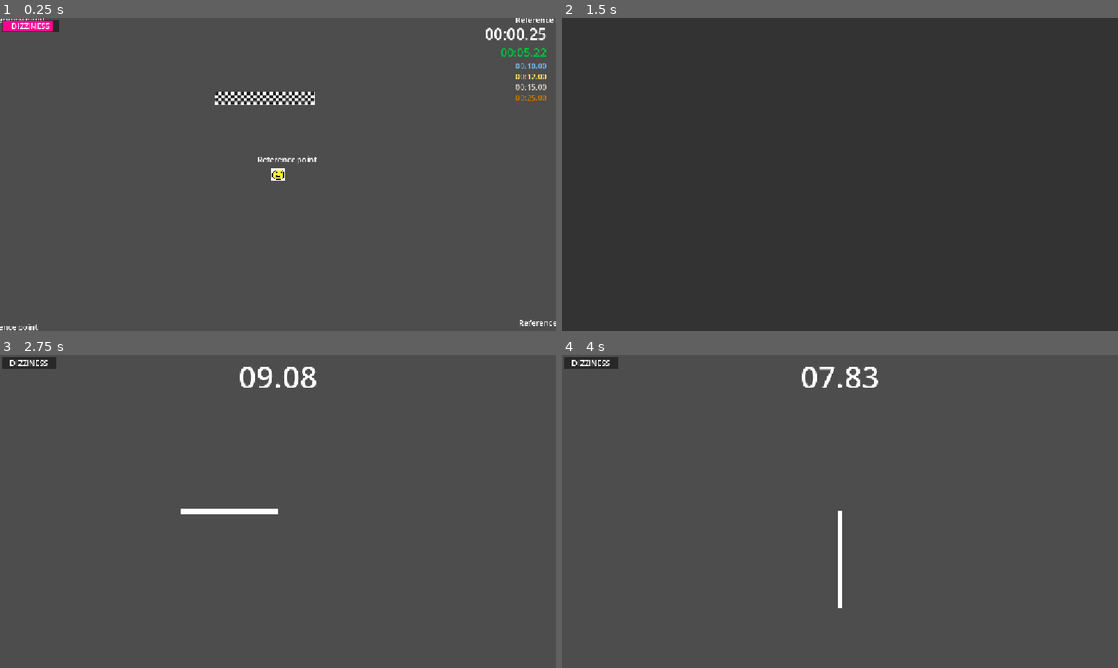
Above: before the commit, frames 1-4 (two rows, left to right).
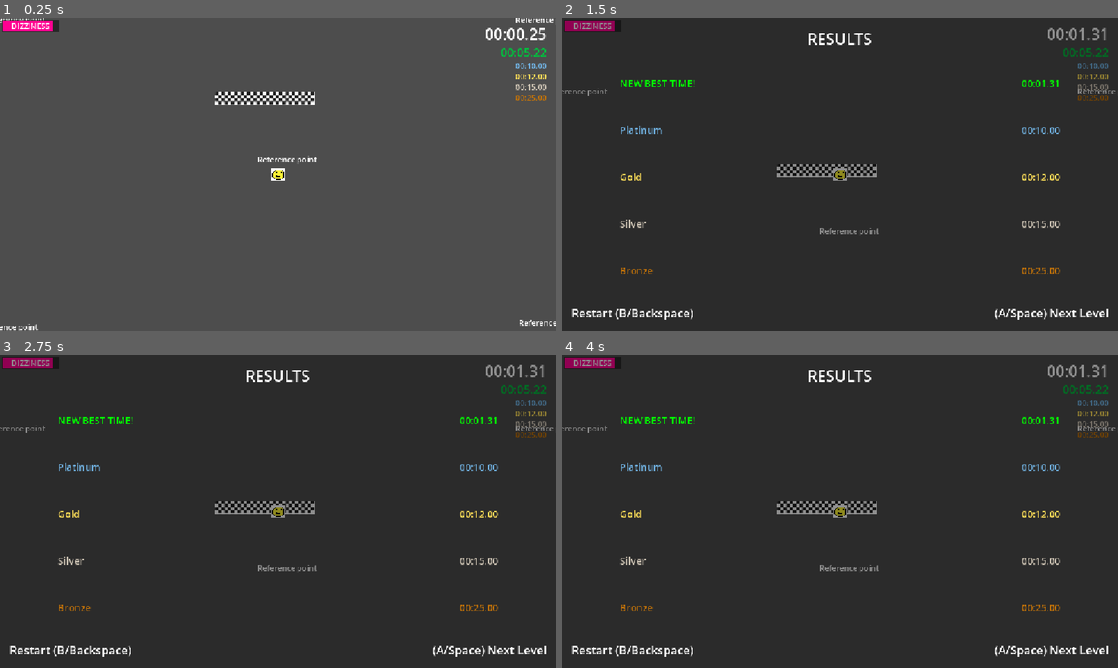
Above: after the commit, the same moments.

Repository: robplaysmusic-bit/dizzy-dash
Game: Godot game, scene res://levels/level-1.tscn
Two runs of this game, one before a commit and one after it. Both use one fixed random seed, a clock stepped at 60 frames per second and the inputs below. This scene is started directly instead of the project's main scene.
Inputs (mouse positions are in pixels of both pictures, inside the frame that each line leads up to):
- Up to frame 1 (0.25 s): no input
- Up to frame 2 (1.5 s): tap Enter at 0.5 s; move the mouse to (812, 237) at 0.52 s; hold W (up) 0.53-1.25 s; tap Backspace at 0.6 s; click (812, 237) at 0.67 s; drag from (1006, 221) to (823, 158) at 1.27 s
- Up to frame 3 (2.75 s): move the mouse to (111, 464) at 2.02 s; hold A (left) from 2.03 s (still down); tap F at 2.1 s
- Up to frame 4 (4 s): release A (left) at 2.75 s; tap Space at 2.75 s; drag from (867, 511) to (673, 464) at 2.77 s; move the mouse to (756, 433) at 3.52 s; hold S (down) from 3.53 s (still down); tap Z at 3.6 s

The runs differ from the first frame. In frame 2, 3.2% of the frame differs, in the area x 0-100%, y 0-97%; in frame 3, 99%; in frame 4, 99%, in the area x 0-100%, y 0-100%.

Commit message:
show results and stop player on finish

Diff:
--- a/levels/level-1.tscn
+++ b/levels/level-1.tscn
@@ -4,6 +4,7 @@
 [ext_resource type="PackedScene" uid="uid://ckvc7ptveurqo" path="res://player/player.tscn" id="1_gp3yc"]
 [ext_resource type="PackedScene" uid="uid://dwipdyy12kdpv" path="res://menus/timer_ui.tscn" id="2_68uyt"]
 [ext_resource type="PackedScene" uid="uid://cbl2ck3gnq7y0" path="res://levels/components/finish_line.tscn" id="4_i5boj"]
+[ext_resource type="PackedScene" uid="uid://ciwrgipaomwj7" path="res://menus/result_ui.tscn" id="5_ogvtk"]
 
 [node name="Level1" type="Node2D" unique_id=938879597]
 script = ExtResource("1_471vb")
@@ -55,5 +56,7 @@
 
 [node name="TimerUI" parent="." unique_id=1665238461 instance=ExtResource("2_68uyt")]
 
+[node name="ResultUI" parent="TimerUI" unique_id=873171624 instance=ExtResource("5_ogvtk")]
+
 [node name="FinishLine" parent="." unique_id=1421284434 instance=ExtResource("4_i5boj")]
 position = Vector2(-23, -151)
--- a/levels/level.gd
+++ b/levels/level.gd
@@ -6,12 +6,15 @@
 @export var bronze_time : float = 0
 @export_file("*.tscn") var next_course : String
 
+@onready var player: Player = $Player
 @onready var timer_ui: TimerUI = $TimerUI
 @onready var finish_line: FinishLine = $FinishLine
+@onready var result_ui: ResultUI = $TimerUI/ResultUI
 
 
 # Called when the node enters the scene tree for the first time.
 func _ready() -> void:
+	result_ui.visible = false
 	finish_line.crossed.connect(_on_finish_line_crossed)
 
 # Called every frame. 'delta' is the elapsed time since the previous frame.
@@ -21,6 +24,9 @@
 
 func _on_finish_line_crossed() -> void:
 	# TODO: Results screen, actually have them confirm before starting the next level (or retrying this one)
-	timer_ui.halt_timer()
-	LevelLoader.load_spin_game(next_course)
-	queue_free()
+	player.active = false
+	var result := timer_ui.halt_timer()
+	result_ui.set_score(platinum_time, gold_time, silver_time, bronze_time, result, 20.0)
+	result_ui.visible = true
+	#LevelLoader.load_spin_game(next_course)
+	#queue_free()
--- a/menus/result_row.tscn
+++ b/menus/result_row.tscn
@@ -20,6 +20,7 @@
 anchor_bottom = 1.0
 grow_horizontal = 2
 grow_vertical = 2
+theme_override_font_sizes/font_size = 20
 text = "Personal Best"
 vertical_alignment = 1
 
@@ -30,6 +31,7 @@
 anchor_bottom = 1.0
 grow_horizontal = 2
 grow_vertical = 2
+theme_override_font_sizes/font_size = 20
 text = "00:00.00"
 horizontal_alignment = 2
 vertical_alignment = 1
--- a/menus/result_ui.gd
+++ b/menus/result_ui.gd
@@ -1,10 +1,33 @@
-class_name ResultUI extends VBoxContainer
+class_name ResultUI extends Control
 
 @onready var rows: Array[ResultRow] = [
-    $ResultRow,
-    $ResultRow2,
-    $ResultRow3,
-    $ResultRow4,
-    $ResultRow5,
-    $ResultRow6
+	$M/V/M/V/ResultRow,
+	$M/V/M/V/ResultRow2,
+	$M/V/M/V/ResultRow3,
+	$M/V/M/V/ResultRow4,
+	$M/V/M/V/ResultRow5,
+	$M/V/M/V/ResultRow6
 ]
+
+func by_first(a: Array, b: Array) -> bool:
+	return a[0] < b[0]
+
+func set_score(plat: float, gold: float, silver: float, bronze: float, time: float, best: float) -> void:
+	var times: Array = [
+		[plat, Color("71b3e3fc"), "Platinum"],
+		[gold, Color("ffdf58"), "Gold"],
+		[silver, Color("cfc5b5"), "Silver"],
+		[bronze, Color("c47308"), "Bronze"]
+	]
+	if time >= best:
+		times.append([time, Color.PURPLE, "Your Time"])
+		times.append([best, Color.GREEN, "Previous Best"])
+	else:
+		times.append([time, Color.GREEN, "NEW BEST TIME!"])
+	times.sort_custom(by_first)
+	for i in range(rows.size()):
+		if i < times.size():
+			rows[i].set_text(times[i][2], times[i][0], times[i][1])
+			rows[i].visible = true
+		else:
+			rows[i].visible = false
--- a/menus/result_ui.tscn
+++ b/menus/result_ui.tscn
@@ -3,7 +3,8 @@
 [ext_resource type="Script" uid="uid://ofg720on0bqa" path="res://menus/result_ui.gd" id="1_77ax5"]
 [ext_resource type="PackedScene" uid="uid://o52rpviwe7rp" path="res://menus/result_row.tscn" id="2_nmg3m"]
 
-[node name="ResultUI" type="VBoxContainer" unique_id=873171624]
+[node name="ResultUI" type="Control" unique_id=637257714]
+layout_mode = 3
 anchors_preset = 15
 anchor_right = 1.0
 anchor_bottom = 1.0
@@ -11,20 +12,79 @@
 grow_vertical = 2
 script = ExtResource("1_77ax5")
 
-[node name="ResultRow" parent="." unique_id=1031830375 instance=ExtResource("2_nmg3m")]
+[node name="ColorRect" type="ColorRect" parent="." unique_id=483779966]
+layout_mode = 1
+anchors_preset = 15
+anchor_right = 1.0
+anchor_bottom = 1.0
+grow_horizontal = 2
+grow_vertical = 2
+color = Color(0, 0, 0, 0.43529412)
+
+[node name="M" type="MarginContainer" parent="." unique_id=920012976]
+layout_mode = 1
+anchors_preset = 15
+anchor_right = 1.0
+anchor_bottom = 1.0
+grow_horizontal = 2
+grow_vertical = 2
+theme_override_constants/margin_left = 20
+theme_override_constants/margin_top = 20
+theme_override_constants/margin_right = 20
+theme_override_constants/margin_bottom = 20
+
+[node name="V" type="VBoxContainer" parent="M" unique_id=556230242]
 layout_mode = 2
 
-[node name="ResultRow2" parent="." unique_id=1706523300 instance=ExtResource("2_nmg3m")]
+[node name="Label" type="Label" parent="M/V" unique_id=1835529485]
+layout_mode = 2
+theme_override_font_sizes/font_size = 32
+text = "Results"
+horizontal_alignment = 1
+vertical_alignment = 1
+uppercase = true
+
+[node name="M" type="MarginContainer" parent="M/V" unique_id=601336985]
+layout_mode = 2
+size_flags_vertical = 3
+theme_override_constants/margin_left = 100
+theme_override_constants/margin_top = 20
+theme_override_constants/margin_right = 100
+theme_override_constants/margin_bottom = 20
+
+[node name="V" type="VBoxContainer" parent="M/V/M" unique_id=1396281897]
+layout_mode = 2
+size_flags_vertical = 3
+
+[node name="ResultRow" parent="M/V/M/V" unique_id=1031830375 instance=ExtResource("2_nmg3m")]
 layout_mode = 2
 
-[node name="ResultRow3" parent="." unique_id=622882069 instance=ExtResource("2_nmg3m")]
+[node name="ResultRow2" parent="M/V/M/V" unique_id=1706523300 instance=ExtResource("2_nmg3m")]
 layout_mode = 2
 
-[node name="ResultRow4" parent="." unique_id=543815126 instance=ExtResource("2_nmg3m")]
+[node name="ResultRow3" parent="M/V/M/V" unique_id=622882069 instance=ExtResource("2_nmg3m")]
 layout_mode = 2
 
-[node name="ResultRow5" parent="." unique_id=457100944 instance=ExtResource("2_nmg3m")]
+[node name="ResultRow4" parent="M/V/M/V" unique_id=543815126 instance=ExtResource("2_nmg3m")]
 layout_mode = 2
 
-[node name="ResultRow6" parent="." unique_id=1555637630 instance=ExtResource("2_nmg3m")]
+[node name="ResultRow5" parent="M/V/M/V" unique_id=457100944 instance=ExtResource("2_nmg3m")]
 layout_mode = 2
+
+[node name="ResultRow6" parent="M/V/M/V" unique_id=1555637630 instance=ExtResource("2_nmg3m")]
+layout_mode = 2
+
+[node name="HBoxContainer" type="HBoxContainer" parent="M/V" unique_id=1051422997]
+layout_mode = 2
+
+[node name="Label" type="Label" parent="M/V/HBoxContainer" unique_id=9292614]
+layout_mode = 2
+theme_override_font_sizes/font_size = 24
+text = "Restart (B/Backspace)"
+
+[node name="Label2" type="Label" parent="M/V/HBoxContainer" unique_id=915444558]
+layout_mode = 2
+size_flags_horizontal = 3
+theme_override_font_sizes/font_size = 24
+text = "(A/Space) Next Level"
+horizontal_alignment = 2
--- a/menus/timer_ui.gd
+++ b/menus/timer_ui.gd
@@ -38,6 +38,7 @@
 	silver_time.text = DizzyManager.format_time(silver)
 	bronze_time.text = DizzyManager.format_time(bronze)
 
-func halt_timer():
+func halt_timer() -> float:
 	stopped = true
 	# TODO: Color current time based on medals. Some confetti or something.
+	return (Time.get_ticks_msec() - start_time_msec) * time_multiplier / 1000.0
--- a/menus/timer_ui.tscn
+++ b/menus/timer_ui.tscn
@@ -35,14 +35,14 @@
 
 [node name="PlatinumTime" type="Label" parent="MarginContainer/VBoxContainer" unique_id=924877319]
 layout_mode = 2
-theme_override_colors/font_color = Color(0.4421315, 0.70167494, 0.8918543, 0.9882353)
+theme_override_colors/font_color = Color(0.44313726, 0.7019608, 0.8901961, 0.9882353)
 theme_override_font_sizes/font_size = 16
 text = "00:15.00"
 horizontal_alignment = 2
 
 [node name="GoldTime" type="Label" parent="MarginContainer/VBoxContainer" unique_id=694413446]
 layout_mode = 2
-theme_override_colors/font_color = Color(0.9995473, 0.8750357, 0.34664792, 1)
+theme_override_colors/font_color = Color(1, 0.8745098, 0.34509805, 1)
 theme_override_font_sizes/font_size = 16
 text = "00:20.00"
 horizontal_alignment = 2
@@ -56,7 +56,7 @@
 
 [node name="BronzeTime" type="Label" parent="MarginContainer/VBoxContainer" unique_id=461037683]
 layout_mode = 2
-theme_override_colors/font_color = Color(0.7672467, 0.4495191, 0.030679695, 1)
+theme_override_colors/font_color = Color(0.76862746, 0.4509804, 0.03137255, 1)
 theme_override_font_sizes/font_size = 16
 text = "00:32.00"
 horizontal_alignment = 2
--- a/player/player.gd
+++ b/player/player.gd
@@ -8,13 +8,16 @@
 const MAX_RUN_SPEED : float = 400.0
 const RUN_ACCEL : float = 500.0
 
+var active := true
 
 func _integrate_forces(state: PhysicsDirectBodyState2D) -> void:
 	var velocity := state.get_linear_velocity()
 	var step := state.get_step()
 
+	var raw_input := Vector2.ZERO
 	# read player inputs and apply dizziness
-	var raw_input = Input.get_vector("left", "right", "up", "down")
+	if active:
+		raw_input = Input.get_vector("left", "right", "up", "down")
 	var dizzy_input = DizzyManager.apply_dizziness(raw_input)
 
 	# left / right movement
